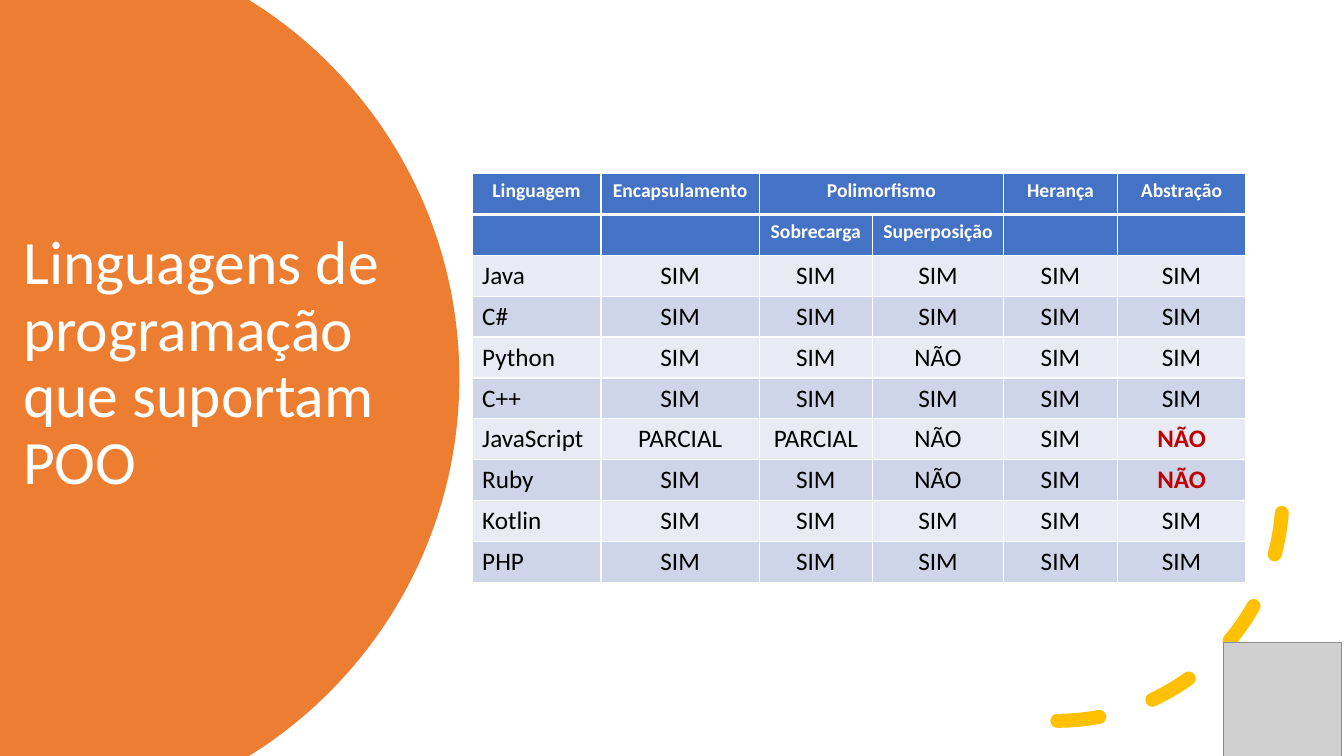
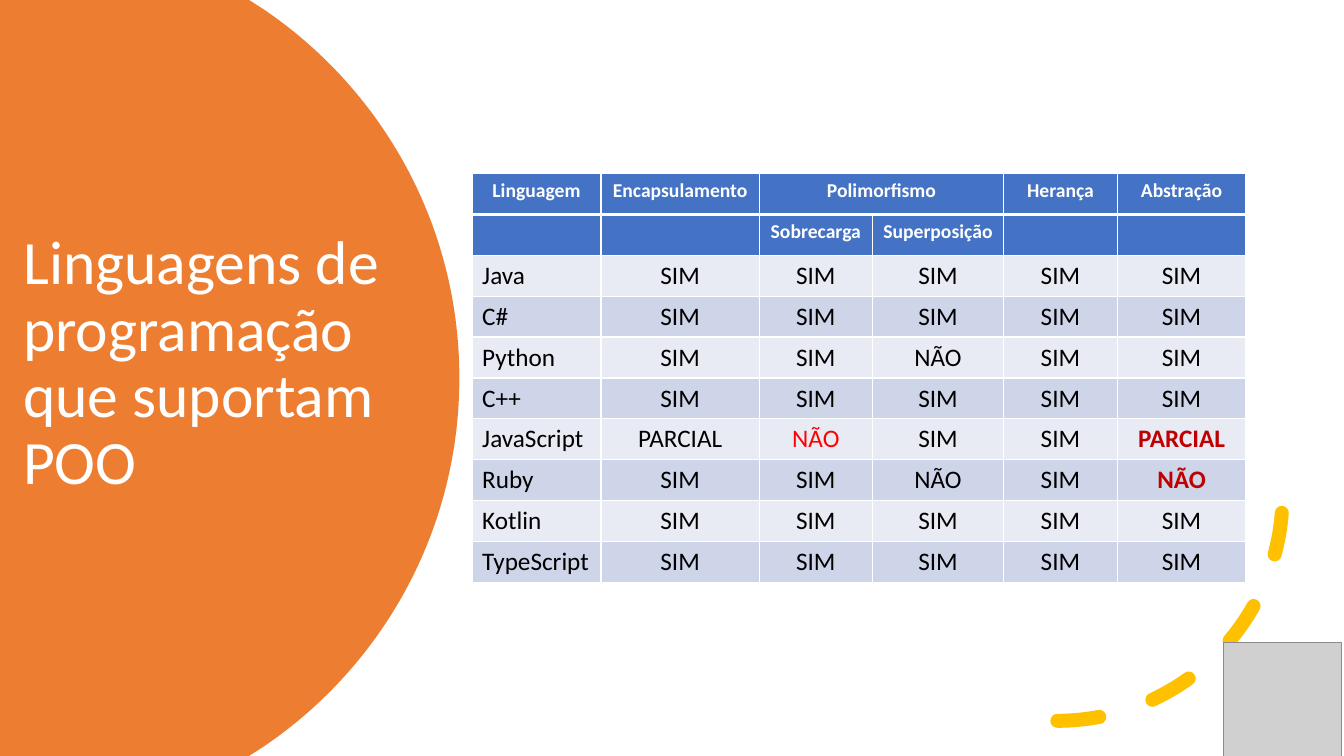
Before and after one commit to aclaytonbr/cursos, a slide deck: slide 11 of POO/Aula_1.pptx (slide 9 before the commit). Drawn at 1344x756 pixels with LibreOffice and Linux fonts; fonts in the diff are those of the drawing; grey boxes stand for pictures. Boxes give left, top, right and bottom in pixels: in the first picture for what was removed or moved away, otherwise in the second. Text is boxed around its words. In the diff, an @@ line names an element or a change of style, - is before the commit and + after.

```diff
--- a/POO/Aula_1.pptx
+++ b/POO/Aula_1.pptx
@@ table at (472,173,1246,583) @@
-row 7: JavaScript | PARCIAL | PARCIAL | NÃO | SIM | NÃO
+row 7: JavaScript | PARCIAL | NÃO | SIM | SIM | PARCIAL
-row 10, column 1: PHP
+row 10, column 1: TypeScript
```
Also in this commit, not shown: 5 other slides changed, 2 slides added, 28 other files.
